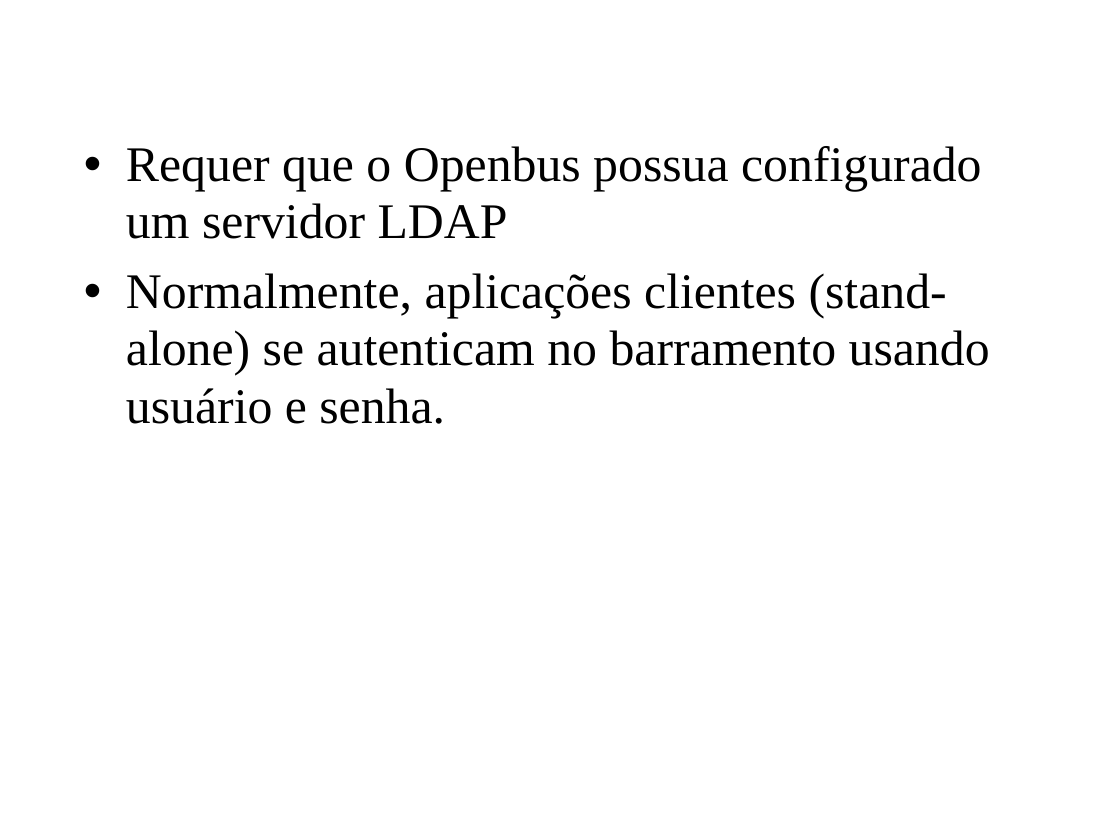
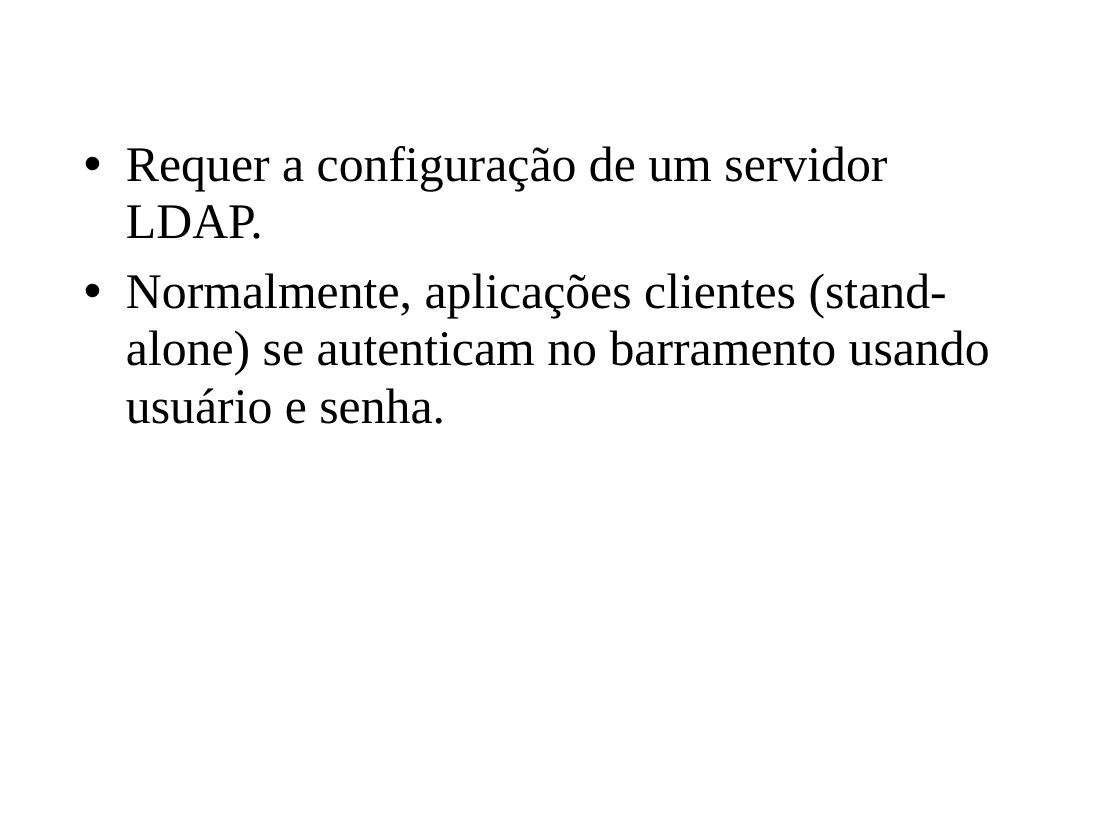
Before and after one commit to amadeubarbosa/openbus-core, a slide deck: slide 9 of docs/cursos/developer/9.SDK_Openbus.ppt. Drawn at 1120x840 pixels with LibreOffice and Linux fonts; fonts in the diff are those of the drawing; background and template pictures are left out. Boxes give left, top, right and bottom in pixels: in the first picture for what was removed or moved away, otherwise in the second. Text is boxed around its words. In the diff, an @@ line names an element or a change of style, - is before the commit and + after.

Commit message:
Curso Openbus Desenvolvedor
+ Openbus SDK
  - Correção no slide 09 com relação a necessidade de um LDAP.
  - Correção no slide 12 substituindo chave privada por pública.
  - Detalhamento do processo desafio-resposta no slide 11.

```diff
--- a/docs/cursos/developer/9.SDK_Openbus.ppt
+++ b/docs/cursos/developer/9.SDK_Openbus.ppt
@@ text at box(126, 146, 887, 239): text changed @@
-• Requer que o Openbus possua configurado um servidor LDAP
+• Requer a configuração de um servidor LDAP.
```
Also in this commit, not shown: 3 other slides changed.
